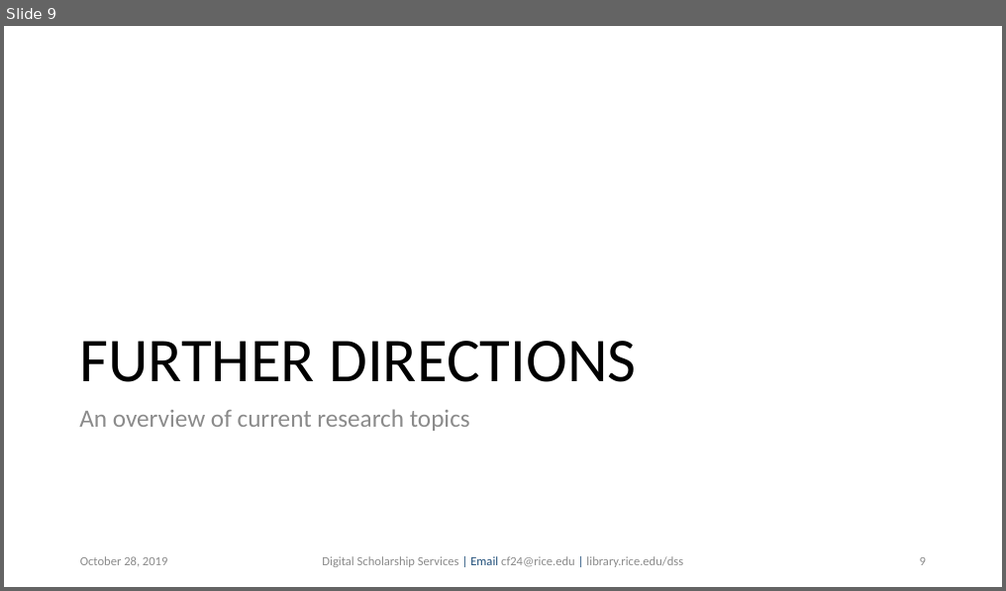
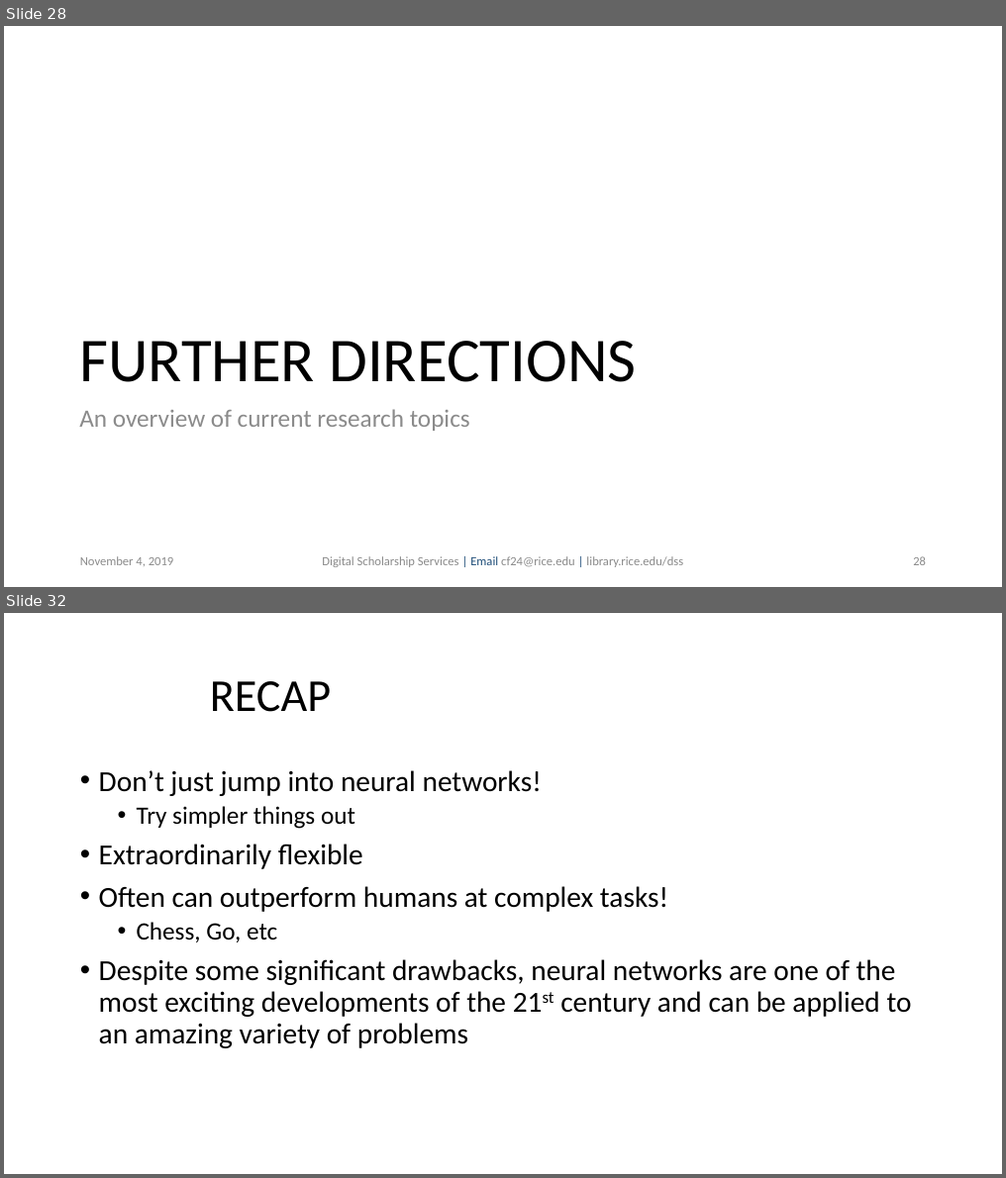
Before and after one commit to bakitybacon/rice-data-and-donuts, a slide deck: tf/Introduction to TensorFlow.pptx. Shown one above the other, each under a label of ours: slide 9 before the commit, slides 28 and 32 after it; the slides between them are not shown. The pictures are 1006x591 and 1006x1178 pixels, drawn with LibreOffice and Linux fonts; fonts in the diff are those of the drawing; background and template pictures are left out. Boxes give left, top, right and bottom in pixels: in the first picture for what was removed or moved away, otherwise in the second. Text is boxed around its words. In the diff, an @@ line names an element or a change of style, - is before the commit and + after.

```diff
--- a/tf/Introduction to TensorFlow.pptx
+++ b/tf/Introduction to TensorFlow.pptx
@@ slide 32 added at (4,613,1002,1174), background #FFFFFF @@
@@ title added at (210,681,331,712), 44 pt, text #000000 @@
+RECAP
@@ text added at (99,770,912,1049), 28 pt, text #000000 @@
+• Don’t just jump into neural networks!
+  • Try simpler things out
+• Extraordinarily flexible
+• Often can outperform humans at complex tasks!
+  • Chess, Go, etc
+• Despite some significant drawbacks, neural networks are one of the most exciting developments of the 21st century and can be applied to an amazing variety of problems
@@ what was slide 9 is now slide 28 @@
@@ slide 28 changed as well @@
@@ text at (80,557,174,567): text changed @@
-October 28, 2019
+November 4, 2019
@@ page number at (913,557,926,566): text changed @@
-9
+28
```
Also in this commit, not shown: 9 other slides changed, 21 other slides added, 2 slides removed, 1 other file.
